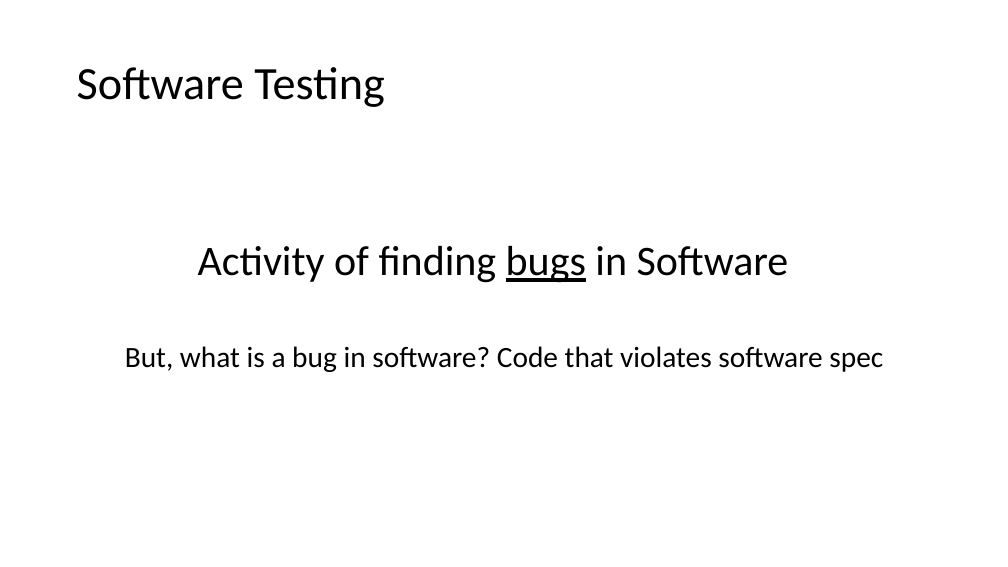
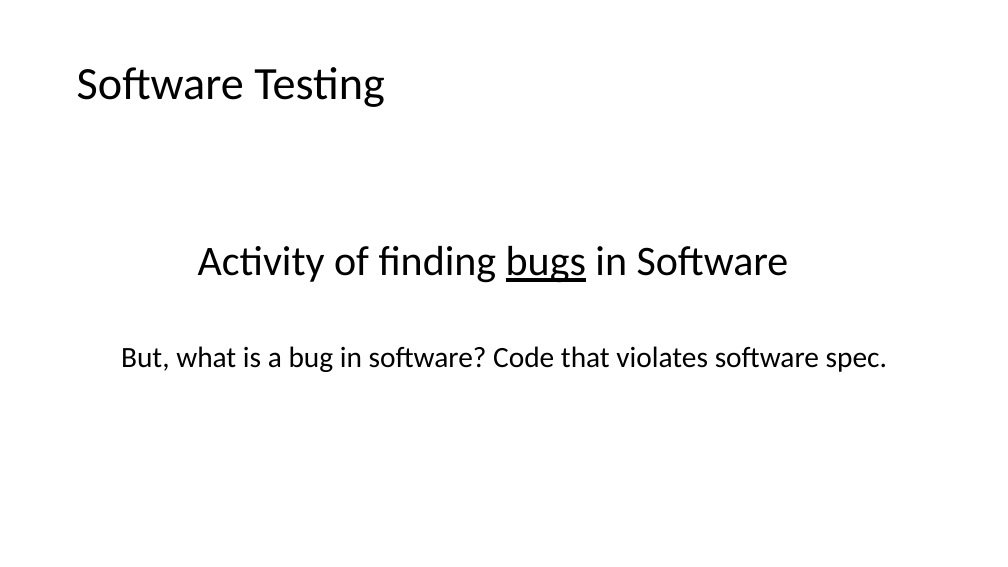
Before and after one commit to damorim/testing-cin-minicourse, a slide deck: slide 3 of testing-minicourse.pptx. Drawn at 1008x567 pixels with LibreOffice and Linux fonts; fonts in the diff are those of the drawing. Boxes give left, top, right and bottom in pixels: in the first picture for what was removed or moved away, otherwise in the second. Text is boxed around its words. In the diff, an @@ line names an element or a change of style, - is before the commit and + after.

```diff
--- a/testing-minicourse.pptx
+++ b/testing-minicourse.pptx
@@ text at (x1=121, y1=346, x2=887, y2=372): text changed @@
-But, what is a bug in software? Code that violates software spec
+But, what is a bug in software? Code that violates software spec.
```
Also in this commit, not shown: 17 other slides changed, 30 slides added, 2 slides removed.
